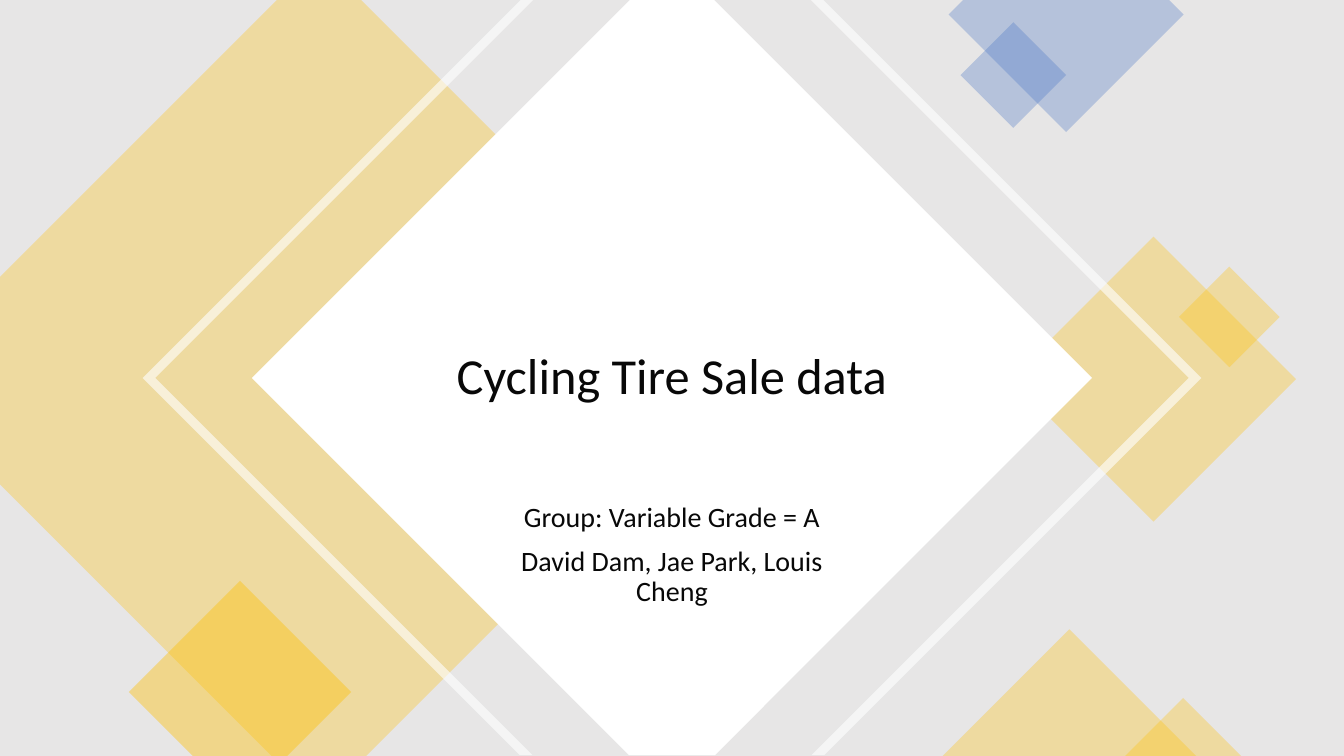
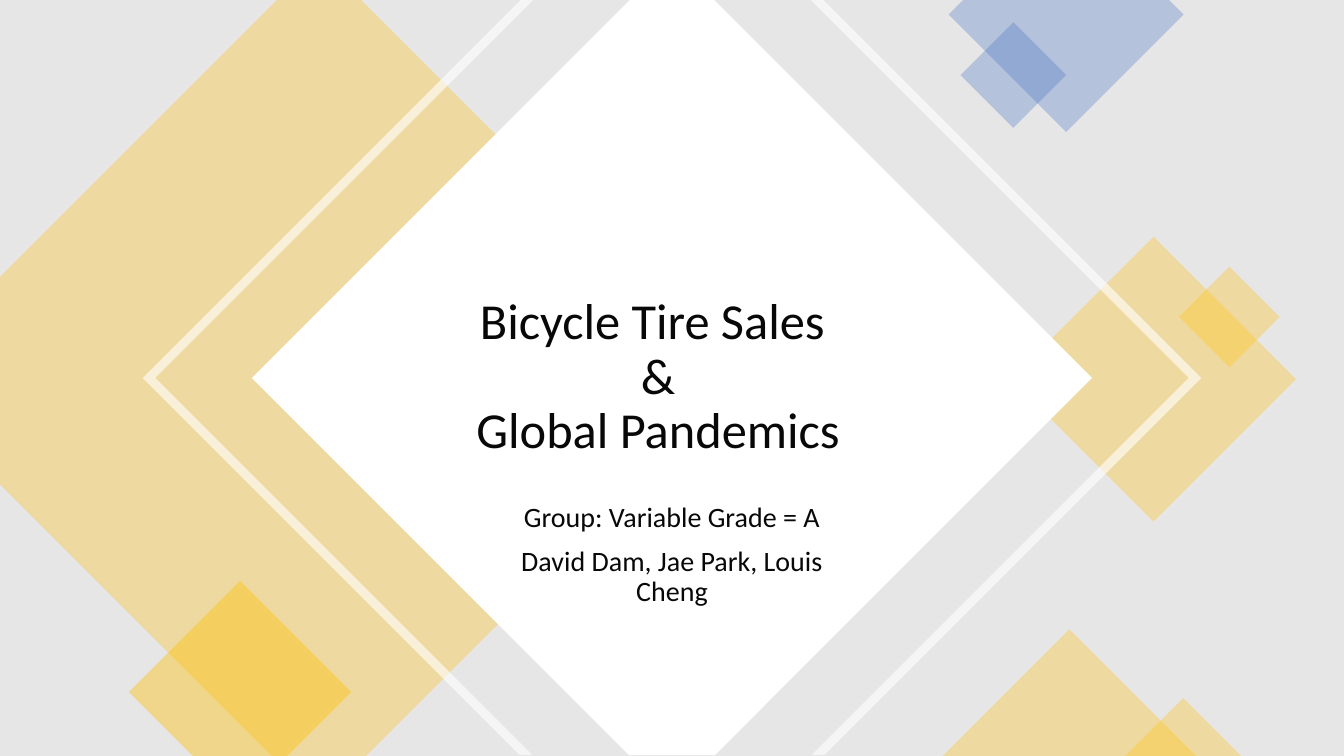
Before and after one commit to 2Delta/GT-Coding-Boot-Camp_Project-1, a slide deck: slide 1 of Project_power_point.pptx. Drawn at 1344x756 pixels with LibreOffice and Linux fonts; fonts in the diff are those of the drawing. Boxes give left, top, right and bottom in pixels: in the first picture for what was removed or moved away, otherwise in the second. Text is boxed around its words. In the diff, an @@ line names an element or a change of style, - is before the commit and + after.

```diff
--- a/Project_power_point.pptx
+++ b/Project_power_point.pptx
@@ title at <box>476,304,840,449</box>: text changed @@
-Cycling Tire Sale data
+Bicycle Tire Sales
+&
+Global Pandemics
```
Also in this commit, not shown: 2 other slides changed, 4 slides added, 2 slides removed.
